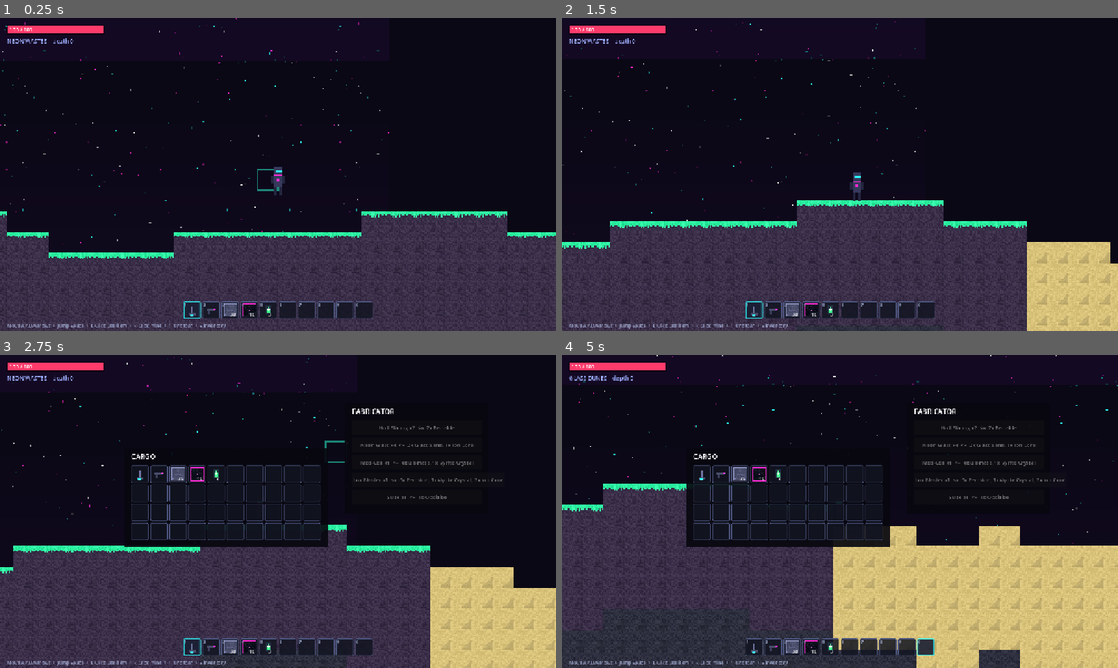
Above: before the commit, frames 1-4 (two rows, left to right).
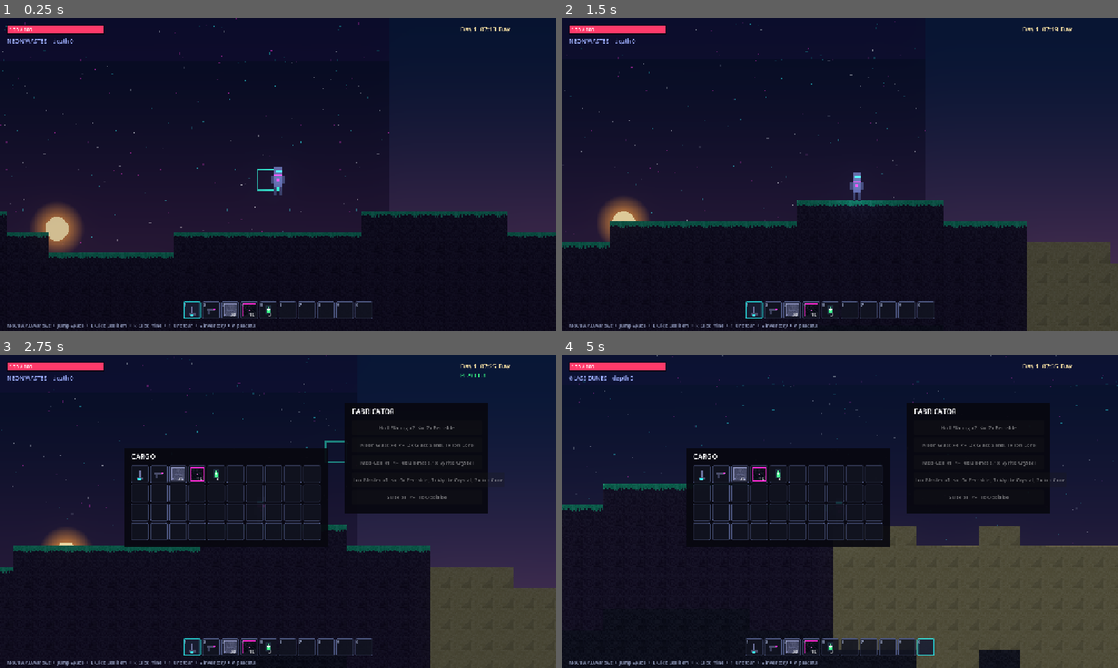
Above: after the commit, the same moments.

Repository: jaygriggsau/exocraft
Game: Godot game, scene res://scenes/Main.tscn
Two runs of this game, one before a commit and one after it. Both use one fixed random seed, a clock stepped at 60 frames per second and the inputs below.
Inputs (mouse positions are in pixels of both pictures, inside the frame that each line leads up to):
- Up to frame 1 (0.25 s): no input
- Up to frame 2 (1.5 s): tap Enter at 0.5 s; move the mouse to (962, 158) at 0.52 s; hold P (toggle_enemies, bound only after the commit) 0.53-1.28 s; hold D (move_right) from 0.53 s (still down); click (962, 158) at 0.67 s; tap Space (jump) at 0.77 s; move the mouse to (728, 190) at 1.27 s; tap P (toggle_enemies, bound only after the commit) at 1.35 s; click (728, 190) at 1.42 s
- Up to frame 3 (2.75 s): tap Space (jump) at 1.52 s; move the mouse to (333, 442) at 2.02 s; release D (move_right) at 2.03 s; hold A (move_left) from 2.03 s (still down); hold P (toggle_enemies, bound only after the commit) from 2.03 s (still down); tap Tab at 2.1 s; click (333, 442) at 2.17 s
- Up to frame 4 (5 s): move the mouse to (812, 574) at 2.77 s; release A (move_left) at 2.78 s; release P (toggle_enemies, bound only after the commit) at 2.78 s; hold D (move_right) 2.78-4.28 s; tap 1 at 2.85 s; click (812, 574) at 2.92 s; tap Space (jump) at 3.02, 3.77, 4.52 s; tap P (toggle_enemies, bound only after the commit) at 3.05, 4.55 s; move the mouse to (1006, 558) at 3.52 s; hold P (toggle_enemies, bound only after the commit) 3.53-4.28 s; tap 9 at 3.6 s; click (1006, 558) at 3.67 s; move the mouse to (673, 464) at 4.27 s; hold A (move_left) from 4.28 s (still down); tap 0 at 4.35 s; click (673, 464) at 4.42 s

The runs differ from the first frame. In frame 1, 51% of the frame differs, in the area x 0-100%, y 0-100%; in frame 2, 58%; in frame 3, 53%; in frame 4, 68%.

Commit message:
Add day/night cycle, dynamic lighting and a peaceful-mode toggle
Day/night + lighting (DayNight.gd):
- Timed sun and moon arc across a shader sky that transitions
  dawn -> day -> dusk -> night, with a magenta twilight glow and stars
  that fade in at night
- CanvasModulate ambient floor plus sun/moon DirectionalLight2D that cast
  real shadows off new TileSet occluders (bright surface, dark caves)
- Streamed point lights: shadow-casting player headlamp, glowing ore/neon
  blocks lit per nearby chunk, blaster bolts and drone eyes
- Neon bloom via WorldEnvironment + HDR 2D (Forward+/Mobile)
- HUD clock showing day count, time and phase

Peaceful mode:
- Press P to toggle enemy spawning off and clear current enemies
- HUD shows a PEACEFUL indicator

https://claude.ai/code/session_01Lbtdt6KHnYyPZuVhH3cTWJ

Diff:
--- a/project.godot
+++ b/project.godot
@@ -29,4 +29,5 @@
 [rendering]
 
 textures/canvas_textures/default_texture_filter=0
+viewport/hdr_2d=true
 environment/defaults/default_clear_color=Color(0.04, 0.03, 0.08, 1)
--- a/scripts/Main.gd
+++ b/scripts/Main.gd
@@ -1,12 +1,16 @@
 extends Node2D
-## Boots the game: builds the parallax space backdrop, the world, the player,
-## the enemy spawner and the HUD, then drops the player onto the surface.
+## Boots the game: neon-bloom environment, the day/night lighting manager, the
+## world, the player, the enemy spawner and the HUD.
 
 const HUDScript := preload("res://scripts/ui/HUD.gd")
 const SpawnerScript := preload("res://scripts/world/EnemySpawner.gd")
 
 func _ready() -> void:
-	_build_background()
+	_build_environment()
+
+	var daynight := DayNight.new()
+	daynight.name = "DayNight"
+	add_child(daynight)
 
 	var world := World.new()
 	world.name = "World"
@@ -30,16 +34,17 @@
 	hud.name = "HUD"
 	add_child(hud)
 
-func _build_background() -> void:
-	var bg := ParallaxBackground.new()
-	bg.layer = -100
-	var layer := ParallaxLayer.new()
-	layer.motion_scale = Vector2(0.2, 0.2)
-	layer.motion_mirroring = Vector2(256, 256)
-	var sprite := Sprite2D.new()
-	sprite.texture = Art.sprite("star")
-	sprite.centered = false
-	sprite.texture_filter = CanvasItem.TEXTURE_FILTER_NEAREST
-	layer.add_child(sprite)
-	bg.add_child(layer)
-	add_child(bg)
+func _build_environment() -> void:
+	# Subtle bloom makes the neon lights and ores glow (Forward+/Mobile only;
+	# ignored harmlessly on the Compatibility renderer).
+	var env := Environment.new()
+	env.background_mode = Environment.BG_CANVAS
+	env.glow_enabled = true
+	env.glow_intensity = 0.7
+	env.glow_strength = 1.0
+	env.glow_bloom = 0.15
+	env.glow_blend_mode = Environment.GLOW_BLEND_MODE_SCREEN
+	env.glow_hdr_threshold = 1.0
+	var we := WorldEnvironment.new()
+	we.environment = env
+	add_child(we)
--- a/scripts/autoload/Art.gd
+++ b/scripts/autoload/Art.gd
@@ -13,12 +13,14 @@
 var _tile_images := {}   # tile id -> Image
 var _item_icons := {}    # item id -> ImageTexture
 var _sprites := {}       # name   -> ImageTexture
+var _light_tex: ImageTexture
 
 func _ready() -> void:
 	_build_tile_images()
 	_build_tileset()
 	_build_item_icons()
 	_build_sprites()
+	_build_light_texture()
 
 # ---------------------------------------------------------------------------
 # Small drawing helpers
@@ -126,18 +128,22 @@
 	ts.tile_size = Vector2i(TS, TS)
 	ts.add_physics_layer()
 	ts.set_physics_layer_collision_layer(0, 1)
+	# Occlusion layer so every solid block casts 2D light shadows.
+	ts.add_occlusion_layer()
 
 	var src := TileSetAtlasSource.new()
 	src.texture = tex
 	src.texture_region_size = Vector2i(TS, TS)
-	# Attach the source first so TileData picks up the tileset's physics layer
-	# before we start adding collision polygons.
+	# Attach the source first so TileData picks up the tileset's physics +
+	# occlusion layers before we start adding polygons.
 	atlas_source_id = ts.add_source(src, 0)
 
 	var half := float(TS) / 2.0
 	var square := PackedVector2Array([
 		Vector2(-half, -half), Vector2(half, -half),
 		Vector2(half, half), Vector2(-half, half)])
+	var occ := OccluderPolygon2D.new()
+	occ.polygon = square
 
 	for id in Tiles.ids():
 		var coord := Vector2i(id, 0)
@@ -145,6 +151,7 @@
 		var td := src.get_tile_data(coord, 0)
 		td.add_collision_polygon(0)
 		td.set_collision_polygon_points(0, 0, square)
+		td.set_occluder(0, occ)
 
 	tileset = ts
 
@@ -209,6 +216,8 @@
 	_sprites["drone"] = ImageTexture.create_from_image(_make_drone())
 	_sprites["bolt"] = ImageTexture.create_from_image(_make_bolt())
 	_sprites["star"] = ImageTexture.create_from_image(_make_starfield())
+	_sprites["sun"] = ImageTexture.create_from_image(_make_disc(Color("ffe8a8"), Color("ff9a3a")))
+	_sprites["moon"] = ImageTexture.create_from_image(_make_disc(Color("dfe6ff"), Color("8f9ad0")))
 
 func _make_player() -> Image:
 	# 12 x 22 cyber-suited explorer.
@@ -295,5 +304,36 @@
 		img.set_pixel(x, y, tint * b)
 	return img
 
+func _make_disc(core: Color, corona: Color) -> Image:
+	# 64x64 celestial body: solid core fading into a soft corona.
+	var size := 64
+	var img := _new_image(size, size)
+	var c := size / 2.0
+	for y in size:
+		for x in size:
+			var d := Vector2(x - c, y - c).length() / c
+			if d <= 0.42:
+				img.set_pixel(x, y, core)
+			elif d < 1.0:
+				var a := clampf(1.0 - (d - 0.42) / 0.58, 0.0, 1.0)
+				img.set_pixel(x, y, Color(corona.r, corona.g, corona.b, a * 0.7))
+	return img
+
+func _build_light_texture() -> void:
+	# 256x256 soft radial falloff used by every PointLight2D in the game.
+	var size := 256
+	var img := _new_image(size, size)
+	var c := size / 2.0
+	for y in size:
+		for x in size:
+			var d := Vector2(x - c, y - c).length() / c
+			var a := clampf(1.0 - d, 0.0, 1.0)
+			a = a * a            # smoother, rounder falloff
+			img.set_pixel(x, y, Color(a, a, a, a))
+	_light_tex = ImageTexture.create_from_image(img)
+
+func light_texture() -> Texture2D:
+	return _light_tex
+
 func sprite(name: String) -> Texture2D:
 	return _sprites.get(name)
--- a/scripts/autoload/Game.gd
+++ b/scripts/autoload/Game.gd
@@ -8,6 +8,7 @@
 signal inventory_changed
 signal health_changed(current: float, maximum: float)
 signal player_died
+signal enemies_toggled(enabled: bool)
 
 # Untyped on purpose: typing these as World/Player would create a parse-time
 # dependency cycle (those scripts reference this autoload back). Call sites
@@ -22,6 +23,10 @@
 var world_seed := 0
 var ui_blocking := false   ## true while a full-screen panel (inventory) is open
 
+var time_of_day := 0.30    ## 0..1, 0 = midnight, 0.5 = noon (driven by DayNight)
+var day_count := 1
+var enemies_enabled := true ## peaceful mode toggle
+
 func _ready() -> void:
 	randomize()
 	world_seed = randi()
@@ -32,6 +37,7 @@
 	_add_action("move_right", [KEY_D, KEY_RIGHT])
 	_add_action("jump", [KEY_SPACE, KEY_W, KEY_UP])
 	_add_action("toggle_inventory", [KEY_E, KEY_TAB])
+	_add_action("toggle_enemies", [KEY_P])
 
 func _add_action(name: String, keys: Array) -> void:
 	if InputMap.has_action(name):
@@ -56,3 +62,21 @@
 
 func reset_health() -> void:
 	set_health(max_health)
+
+func set_enemies_enabled(v: bool) -> void:
+	enemies_enabled = v
+	enemies_toggled.emit(v)
+
+func toggle_enemies() -> void:
+	set_enemies_enabled(not enemies_enabled)
+
+func clock_string() -> String:
+	var mins := int(time_of_day * 24.0 * 60.0)
+	return "%02d:%02d" % [mins / 60, mins % 60]
+
+func day_phase() -> String:
+	var t := time_of_day
+	if t < 0.23 or t >= 0.77: return "Night"
+	if t < 0.30: return "Dawn"
+	if t < 0.70: return "Day"
+	return "Dusk"
--- a/scripts/autoload/Tiles.gd
+++ b/scripts/autoload/Tiles.gd
@@ -37,11 +37,11 @@
 	ICE:     {"name": "Cryo-Ice",     "item": "ice",         "style": "block",   "base": Color("8fd6ef"), "accent": Color("d6f4ff"), "glow": false, "hardness": 1.2},
 	JUNGLE:  {"name": "Spore-Turf",   "item": "biomass",     "style": "grass",   "base": Color("33402a"), "accent": Color("48562f"), "top": Color("a6ff3a"), "glow": false, "hardness": 1.0},
 	SAND:    {"name": "Glass-Sand",   "item": "sand",        "style": "block",   "base": Color("d9c27a"), "accent": Color("efe0a8"), "glow": false, "hardness": 0.8},
-	CRYSTAL: {"name": "Vyrite Ore",   "item": "crystal",     "style": "ore",     "base": Color("2e2f3e"), "accent": Color("43465e"), "ore": Color("ff4df0"), "glow": true,  "hardness": 2.5},
+	CRYSTAL: {"name": "Vyrite Ore",   "item": "crystal",     "style": "ore",     "base": Color("2e2f3e"), "accent": Color("43465e"), "ore": Color("ff4df0"), "glow": true,  "light": Color("ff4df0"), "light_energy": 0.9, "hardness": 2.5},
 	METAL:   {"name": "Ferralite",    "item": "metal_ore",   "style": "ore",     "base": Color("2e2f3e"), "accent": Color("43465e"), "ore": Color("c4c4d6"), "glow": false, "hardness": 2.0},
-	ENERGY:  {"name": "Ion Ore",      "item": "energy_core", "style": "ore",     "base": Color("2e2f3e"), "accent": Color("43465e"), "ore": Color("2dffff"), "glow": true,  "hardness": 3.0},
+	ENERGY:  {"name": "Ion Ore",      "item": "energy_core", "style": "ore",     "base": Color("2e2f3e"), "accent": Color("43465e"), "ore": Color("2dffff"), "glow": true,  "light": Color("2dffff"), "light_energy": 1.3, "hardness": 3.0},
 	PLATING: {"name": "Hull Plating", "item": "plating",     "style": "plating", "base": Color("4a4e6b"), "accent": Color("7a80b0"), "glow": false, "hardness": 2.0},
-	NEON:    {"name": "Neon Glass",   "item": "neon_glass",  "style": "neon",    "base": Color("10131f"), "accent": Color("ff2bd6"), "glow": true,  "hardness": 1.0},
+	NEON:    {"name": "Neon Glass",   "item": "neon_glass",  "style": "neon",    "base": Color("10131f"), "accent": Color("ff2bd6"), "glow": true,  "light": Color("ff2bd6"), "light_energy": 1.1, "hardness": 1.0},
 	DARKROCK:{"name": "Obsidite",     "item": "darkrock",    "style": "block",   "base": Color("1a1320"), "accent": Color("2e2138"), "glow": false, "hardness": 4.0},
 }
 
@@ -54,6 +54,14 @@
 func is_glowing(id: int) -> bool:
 	var d = DEFS.get(id)
 	return d != null and d.get("glow", false)
+
+func glow_color(id: int) -> Color:
+	var d = DEFS.get(id)
+	return d.get("light", Color.WHITE) if d != null else Color.WHITE
+
+func glow_energy(id: int) -> float:
+	var d = DEFS.get(id)
+	return d.get("light_energy", 1.0) if d != null else 1.0
 
 func drop_item(id: int) -> String:
 	var d = DEFS.get(id)
--- a/scripts/entities/Drone.gd
+++ b/scripts/entities/Drone.gd
@@ -23,6 +23,12 @@
 	s.texture = Art.sprite("drone")
 	s.texture_filter = CanvasItem.TEXTURE_FILTER_NEAREST
 	add_child(s)
+	var l := PointLight2D.new()
+	l.texture = Art.light_texture()
+	l.color = Color("ff5a5a")
+	l.energy = 0.7
+	l.scale = Vector2(0.28, 0.28)
+	add_child(l)
 
 func _physics_process(dt: float) -> void:
 	_hit_cd = maxf(0.0, _hit_cd - dt)
--- a/scripts/entities/Projectile.gd
+++ b/scripts/entities/Projectile.gd
@@ -26,6 +26,12 @@
 	s.texture = Art.sprite("bolt")
 	s.texture_filter = CanvasItem.TEXTURE_FILTER_NEAREST
 	add_child(s)
+	var l := PointLight2D.new()
+	l.texture = Art.light_texture()
+	l.color = Color("ff2bd6") if _from_player else Color("ff5a5a")
+	l.energy = 1.1
+	l.scale = Vector2(0.3, 0.3)
+	add_child(l)
 
 func _physics_process(dt: float) -> void:
 	global_position += _dir * _speed * dt
--- a/scripts/player/Player.gd
+++ b/scripts/player/Player.gd
@@ -50,6 +50,24 @@
 	add_child(cam)
 	cam.make_current()
 
+	# shadow-casting headlamp so caves and night are explorable
+	var lamp := PointLight2D.new()
+	lamp.texture = Art.light_texture()
+	lamp.color = Color(1.0, 0.96, 0.86)
+	lamp.energy = 1.05
+	lamp.scale = Vector2(1.25, 1.25)
+	lamp.shadow_enabled = true
+	lamp.shadow_filter = Light2D.SHADOW_FILTER_PCF5
+	lamp.position = Vector2(0, -6)
+	add_child(lamp)
+	# soft personal glow that ignores walls, so the player is always visible
+	var aura := PointLight2D.new()
+	aura.texture = Art.light_texture()
+	aura.color = Color(0.6, 0.8, 1.0)
+	aura.energy = 0.5
+	aura.scale = Vector2(0.45, 0.45)
+	add_child(aura)
+
 	Game.player_died.connect(_on_died)
 
 func _starting_kit() -> void:
--- a/scripts/ui/HUD.gd
+++ b/scripts/ui/HUD.gd
@@ -14,6 +14,8 @@
 var _hp_fill: ColorRect
 var _hp_label: Label
 var _info_label: Label
+var _clock_label: Label
+var _peaceful_label: Label
 var _death_label: Label
 
 var _hotbar_slots := []          # array of {panel,icon,label}
@@ -44,6 +46,8 @@
 		var depth: int = t.y - Game.world.surface_height(t.x)
 		var biome := _biome_name(Game.world.biome_at(t.x))
 		_info_label.text = "%s    depth %d" % [biome, maxi(0, depth)]
+	_clock_label.text = "Day %d  %s  %s" % [Game.day_count, Game.clock_string(), Game.day_phase()]
+	_peaceful_label.visible = not Game.enemies_enabled
 
 func _biome_name(b: int) -> String:
 	match b:
@@ -87,10 +91,21 @@
 	_info_label.position = Vector2(16, 44)
 	add_child_control(_info_label)
 
-	var hint := _make_label("Move WAD/Arrows  •  Jump Space  •  L-Click use item  •  R-Click mine  •  1-0 hotbar  •  E inventory", 11)
+	var hint := _make_label("Move WAD/Arrows  •  Jump Space  •  L-Click use item  •  R-Click mine  •  1-0 hotbar  •  E inventory  •  P peaceful", 11)
 	hint.modulate = Color(0.7, 0.75, 0.9, 0.8)
 	hint.position = Vector2(16, VH - 20)
 	add_child_control(hint)
+
+	_clock_label = _make_label("Day 1  06:00  Day", 14)
+	_clock_label.modulate = Color("ffe8a8")
+	_clock_label.position = Vector2(VW - 220, 16)
+	add_child_control(_clock_label)
+
+	_peaceful_label = _make_label("PEACEFUL", 13)
+	_peaceful_label.modulate = Color("39ff88")
+	_peaceful_label.position = Vector2(VW - 220, 38)
+	_peaceful_label.visible = false
+	add_child_control(_peaceful_label)
 
 func _build_hotbar() -> void:
 	var total := Inventory.HOTBAR * (SLOT + PAD) - PAD
@@ -182,6 +197,8 @@
 			Game.inventory.select(9)
 	if e.is_action_pressed("toggle_inventory"):
 		_toggle_inventory()
+	elif e.is_action_pressed("toggle_enemies"):
+		Game.toggle_enemies()
 
 func _toggle_inventory() -> void:
 	var open := not _inv_panel.visible
--- /dev/null
+++ b/scripts/world/DayNight.gd
@@ -0,0 +1,153 @@
+class_name DayNight
+extends Node2D
+## Drives the time of day and the whole dynamic lighting atmosphere:
+##   * a CanvasModulate that sets the global ambient floor,
+##   * a sun + moon DirectionalLight2D that arc across the sky and cast shadows
+##     off the terrain occluders (bright surface, naturally dark caves),
+##   * a shader sky that transitions dawn -> day -> dusk -> night,
+##   * fading stars and arcing sun/moon discs.
+## Time state is published to Game.time_of_day / Game.day_count for the HUD.
+
+const DAY_LENGTH := 300.0          ## seconds for a full 24h cycle
+const SUN_MAX := 1.45
+const MOON_MAX := 0.40
+const SUN_SHADOWS := true
+
+# tunable palette ----------------------------------------------------------
+const AMBIENT_NIGHT := Color(0.10, 0.12, 0.20)
+const AMBIENT_DAY := Color(0.42, 0.45, 0.52)
+const SKY_TOP_NIGHT := Color(0.02, 0.02, 0.06)
+const SKY_TOP_DAY := Color(0.10, 0.22, 0.44)
+const SKY_HZN_NIGHT := Color(0.05, 0.04, 0.12)
+const SKY_HZN_DAY := Color(0.36, 0.50, 0.70)
+const TWILIGHT := Color(0.95, 0.32, 0.55)   # cyberpunk magenta dawn/dusk glow
+
+var _ambient: CanvasModulate
+var _sun: DirectionalLight2D
+var _moon: DirectionalLight2D
+var _sky_mat: ShaderMaterial
+var _stars: CanvasItem
+var _sun_disc: Sprite2D
+var _moon_disc: Sprite2D
+
+const SKY_SHADER := """
+shader_type canvas_item;
+uniform vec4 top_color : source_color;
+uniform vec4 horizon_color : source_color;
+void fragment() {
+	COLOR = mix(top_color, horizon_color, smoothstep(0.0, 0.85, UV.y));
+}
+"""
+
+func _ready() -> void:
+	_build_lights()
+	_build_sky()
+	_apply(Game.time_of_day)
+
+func _process(dt: float) -> void:
+	var t := fposmod(Game.time_of_day + dt / DAY_LENGTH, 1.0)
+	if t < Game.time_of_day:
+		Game.day_count += 1
+	Game.time_of_day = t
+	_apply(t)
+
+# ---------------------------------------------------------------------------
+func _build_lights() -> void:
+	_ambient = CanvasModulate.new()
+	add_child(_ambient)
+
+	_sun = DirectionalLight2D.new()
+	_sun.shadow_enabled = SUN_SHADOWS
+	_sun.shadow_filter = Light2D.SHADOW_FILTER_PCF5
+	_sun.color = Color("fff2d8")
+	add_child(_sun)
+
+	_moon = DirectionalLight2D.new()
+	_moon.shadow_enabled = false
+	_moon.color = Color("8fa0d8")
+	add_child(_moon)
+
+func _build_sky() -> void:
+	# backdrop gradient
+	var sky_layer := CanvasLayer.new()
+	sky_layer.layer = -100
+	add_child(sky_layer)
+	var rect := ColorRect.new()
+	rect.size = Vector2(1280, 720)
+	rect.anchor_right = 1.0
+	rect.anchor_bottom = 1.0
+	rect.mouse_filter = Control.MOUSE_FILTER_IGNORE
+	var sh := Shader.new()
+	sh.code = SKY_SHADER
+	_sky_mat = ShaderMaterial.new()
+	_sky_mat.shader = sh
+	rect.material = _sky_mat
+	sky_layer.add_child(rect)
+
+	# parallax stars
+	var pb := ParallaxBackground.new()
+	pb.layer = -99
+	add_child(pb)
+	var pl := ParallaxLayer.new()
+	pl.motion_scale = Vector2(0.2, 0.2)
+	pl.motion_mirroring = Vector2(256, 256)
+	pb.add_child(pl)
+	var star := Sprite2D.new()
+	star.texture = Art.sprite("star")
+	star.centered = false
+	star.texture_filter = CanvasItem.TEXTURE_FILTER_NEAREST
+	pl.add_child(star)
+	_stars = star
+
+	# sun + moon discs (frontmost background layer)
+	var cel := CanvasLayer.new()
+	cel.layer = -98
+	add_child(cel)
+	_sun_disc = Sprite2D.new()
+	_sun_disc.texture = Art.sprite("sun")
+	_sun_disc.scale = Vector2(2.0, 2.0)
+	cel.add_child(_sun_disc)
+	_moon_disc = Sprite2D.new()
+	_moon_disc.texture = Art.sprite("moon")
+	_moon_disc.scale = Vector2(1.6, 1.6)
+	cel.add_child(_moon_disc)
+
+# ---------------------------------------------------------------------------
+func _apply(t: float) -> void:
+	# sun is up across t in [0.25, 0.75]; moon fills the other half.
+	var sun_elev := maxf(0.0, sin(PI * (t - 0.25) / 0.5))
+	var moon_t := fposmod(t + 0.5, 1.0)
+	var moon_elev := maxf(0.0, sin(PI * (moon_t - 0.25) / 0.5))
+	var day := sun_elev   # 0 at night, 1 at noon
+
+	# ambient floor
+	_ambient.color = AMBIENT_NIGHT.lerp(AMBIENT_DAY, smoothstep(0.0, 0.6, day))
+
+	# directional lights: energy + a swept angle so shadows shift over the day
+	_sun.energy = sun_elev * SUN_MAX
+	_sun.visible = sun_elev > 0.001
+	_sun.rotation = deg_to_rad(lerpf(-70.0, 70.0, clampf((t - 0.25) / 0.5, 0.0, 1.0)))
+	_moon.energy = moon_elev * MOON_MAX
+	_moon.visible = moon_elev > 0.001
+	_moon.rotation = deg_to_rad(lerpf(-70.0, 70.0, clampf((moon_t - 0.25) / 0.5, 0.0, 1.0)))
+
+	# sky gradient, warmed near sunrise/sunset
+	var twilight := clampf(1.0 - minf(absf(t - 0.25), absf(t - 0.75)) / 0.12, 0.0, 1.0)
+	var top := SKY_TOP_NIGHT.lerp(SKY_TOP_DAY, day)
+	var hzn := SKY_HZN_NIGHT.lerp(SKY_HZN_DAY, day).lerp(TWILIGHT, twilight * 0.75)
+	_sky_mat.set_shader_parameter("top_color", top)
+	_sky_mat.set_shader_parameter("horizon_color", hzn)
+
+	# stars fade out during the day
+	_stars.self_modulate.a = clampf(1.0 - day * 1.6, 0.0, 1.0)
+
+	# arc the sun / moon discs across the sky (screen space)
+	_place_disc(_sun_disc, (t - 0.25) / 0.5, sun_elev)
+	_place_disc(_moon_disc, (moon_t - 0.25) / 0.5, moon_elev)
+
+func _place_disc(disc: Sprite2D, p: float, elev: float) -> void:
+	disc.visible = elev > 0.001
+	if not disc.visible:
+		return
+	disc.position = Vector2(1280.0 * clampf(p, 0.0, 1.0), 660.0 - sin(clampf(p, 0.0, 1.0) * PI) * 560.0)
+	disc.modulate.a = clampf(elev * 2.5, 0.0, 1.0)
--- a/scripts/world/EnemySpawner.gd
+++ b/scripts/world/EnemySpawner.gd
@@ -8,8 +8,16 @@
 
 var _t := 0.0
 
+func _ready() -> void:
+	Game.enemies_toggled.connect(_on_toggled)
+
+func _on_toggled(enabled: bool) -> void:
+	if not enabled:
+		for e in get_tree().get_nodes_in_group("enemies"):
+			e.queue_free()
+
 func _process(dt: float) -> void:
-	if Game.player == null or Game.world == null:
+	if not Game.enemies_enabled or Game.player == null or Game.world == null:
 		return
 	_t += dt
 	if _t < INTERVAL:
--- a/scripts/world/World.gd
+++ b/scripts/world/World.gd
@@ -11,6 +11,7 @@
 const TILE := 16                    # px per tile (must match Art.TS)
 const CHUNK := 16                   # tiles per chunk side
 const LOAD_RADIUS := 3              # chunks loaded around the player
+const LIGHT_RADIUS := 1            # chunks (around player) that emit block lights
 
 const SURFACE_BASE := 0            # tile-y around which the surface sits
 const SURFACE_AMP := 10.0
@@ -23,6 +24,7 @@
 var tilemap: TileMapLayer
 var chunks := {}                    # Vector2i -> PackedInt32Array
 var _loaded := {}                   # Vector2i -> true (currently rendered)
+var _chunk_lights := {}             # Vector2i -> Array[PointLight2D]
 var _last_center := Vector2i(999999, 999999)
 
 var _height_noise := FastNoiseLite.new()
@@ -99,6 +101,43 @@
 			_erase_chunk(cc)
 			_loaded.erase(cc)
 
+	# stream glowing-block lights for just the nearest chunks (perf)
+	var want_l := {}
+	for cy in range(center.y - LIGHT_RADIUS, center.y + LIGHT_RADIUS + 1):
+		for cx in range(center.x - LIGHT_RADIUS, center.x + LIGHT_RADIUS + 1):
+			want_l[Vector2i(cx, cy)] = true
+	for cc in want_l.keys():
+		if not _chunk_lights.has(cc):
+			_build_chunk_lights(cc)
+	for cc in _chunk_lights.keys():
+		if not want_l.has(cc):
+			_free_chunk_lights(cc)
+
+func _build_chunk_lights(cc: Vector2i) -> void:
+	var data := _get_chunk(cc)
+	var arr: Array = []
+	var ox := cc.x * CHUNK
+	var oy := cc.y * CHUNK
+	for ly in CHUNK:
+		for lx in CHUNK:
+			var id := data[ly * CHUNK + lx]
+			if Tiles.is_glowing(id):
+				var lite := PointLight2D.new()
+				lite.texture = Art.light_texture()
+				lite.color = Tiles.glow_color(id)
+				lite.energy = Tiles.glow_energy(id)
+				lite.scale = Vector2(0.4, 0.4)
+				lite.position = tile_to_world_center(Vector2i(ox + lx, oy + ly))
+				add_child(lite)
+				arr.append(lite)
+	_chunk_lights[cc] = arr
+
+func _free_chunk_lights(cc: Vector2i) -> void:
+	for l in _chunk_lights.get(cc, []):
+		if is_instance_valid(l):
+			l.queue_free()
+	_chunk_lights.erase(cc)
+
 func _render_chunk(cc: Vector2i) -> void:
 	var data := _get_chunk(cc)
 	var ox := cc.x * CHUNK
@@ -152,6 +191,10 @@
 			tilemap.erase_cell(t)
 		else:
 			tilemap.set_cell(t, Art.atlas_source_id, Art.tile_atlas_coords(id))
+	# refresh block lights for this chunk if it is in the lit zone
+	if _chunk_lights.has(cc):
+		_free_chunk_lights(cc)
+		_build_chunk_lights(cc)
 	return prev
 
 # ---------------------------------------------------------------------------
Binary file added: docs/night.png
Binary file changed: docs/screenshot.png
Not shown, added: scripts/world/DayNight.gd.uid
Not shown, changed: README.md
